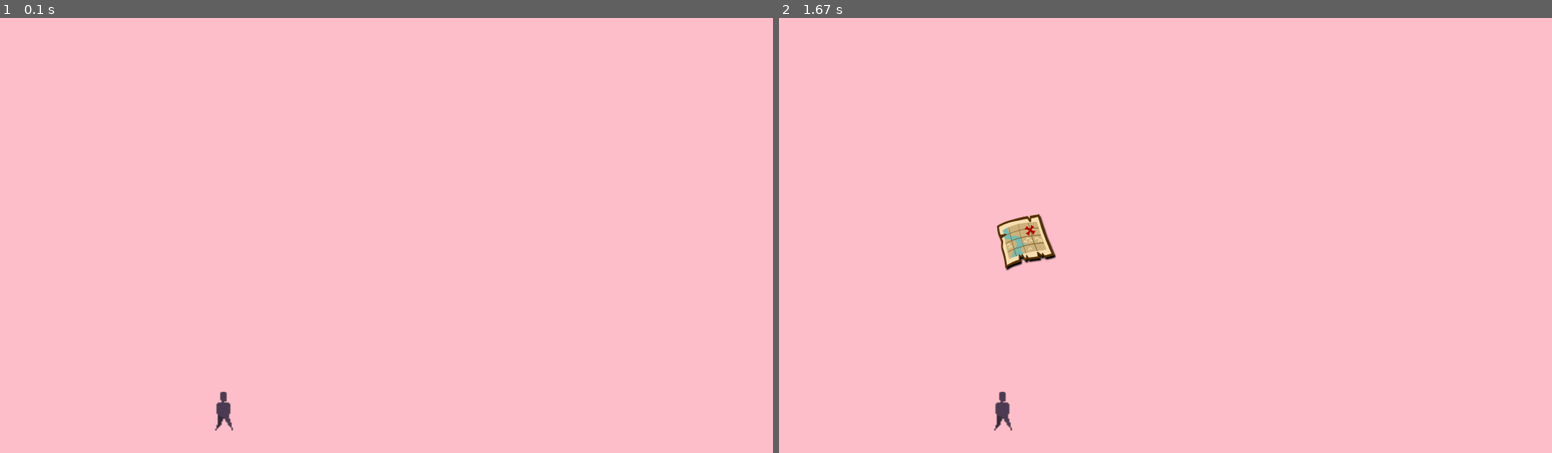
Above: before the commit, frames 1-2 (left to right).
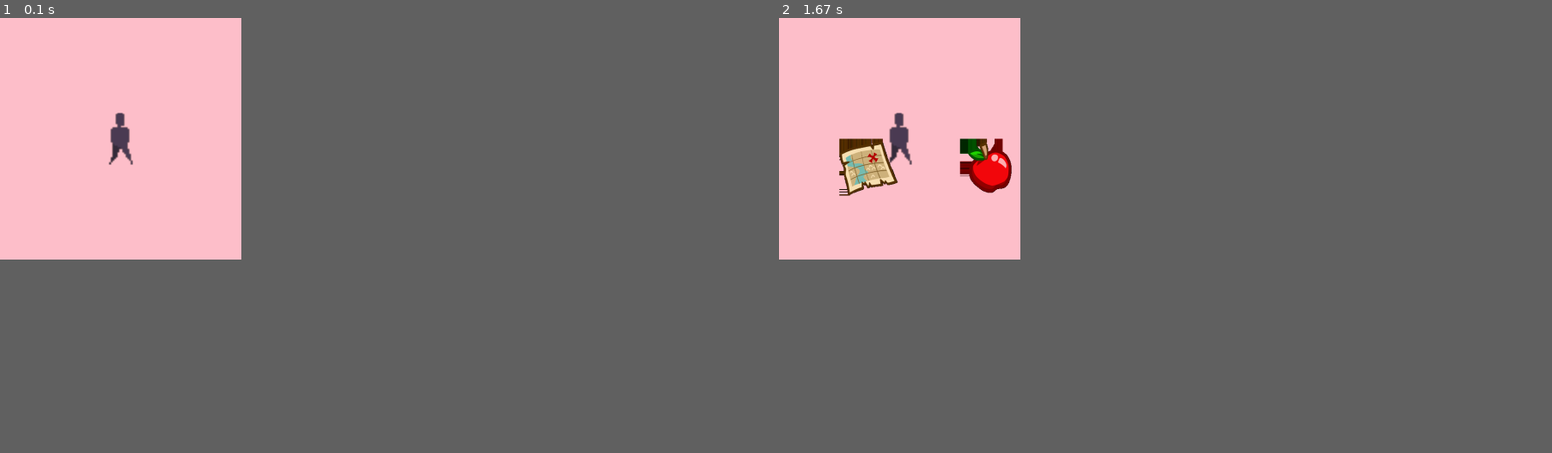
Above: after the commit, the same moments.

Repository: m-becu/papal-axe-soldier
Game: pygame game, started from main.py
The game is run twice, just before and just after one commit, with the same random seed, the same clock (stepped at 60 frames per second) and the same inputs.
Inputs:
- Up to frame 1 (0.1 s): no input
- Up to frame 2 (1.67 s): tap D at 0.33 s; tap I at 0.67 s
In our replay, the window is 900x506 before the commit and 281x281 after it. These sizes can differ from the game's own. Grey fills any space a smaller window leaves; there, only what the larger window draws over its background counts as a difference.

The runs differ from the first frame. In frame 1, 0.3% of the frame differs, in the area x 14-31%, y 21-95%; in frame 2, 2.4%, in the area x 7-36%, y 21-95%.

Commit message:
pb anti aliasing

Diff:
--- a/main.py
+++ b/main.py
@@ -1,16 +1,16 @@
 from pygame_functions import *
 
 
-H = 1920
-W = 1080
+W = 600
+H = 600
+HALF_W = W / 2
 HALF_H = H / 2
-HALF_W = W / 2
 
 INV_OPEN = False
 
 
 # creating the screen
-screenSize(H,W,fullscreen=True)
+screenSize(W,H,fullscreen=True)
 
 # set background color
 setBackgroundColour("pink")
@@ -22,9 +22,11 @@
 
 
 # move the perso at the center of the screen
-moveSprite(player,HALF_W,HALF_H)
+moveSprite(player,HALF_W,HALF_H,True)
 showSprite(player)
-transformSprite(player, 0, 3)
+transformSprite(player,0,4)
+
+
 
 nextFrame = clock()
 frame = 0
@@ -50,8 +52,8 @@
     elif keyPressed("i"):
         if INV_OPEN:
             INV_OPEN = False
-            moveSprite(sprite_apple,HALF_W,HALF_H+HALF_H/2)
-            moveSprite(sprite_map,HALF_W,HALF_H-HALF_H/2)
+            moveSprite(sprite_apple,HALF_H+HALF_H/2,HALF_W)
+            moveSprite(sprite_map,HALF_H-HALF_H/2,HALF_W)
             showSprite(sprite_apple)
             showSprite(sprite_map)
 
--- a/pygame_functions.py
+++ b/pygame_functions.py
@@ -277,8 +277,9 @@
 
 def loadImage(fileName, useColorKey=False):
     if os.path.isfile(fileName):
-        image = pygame.image.load(fileName)
-        image = image.convert_alpha()
+        image = pygame.image.load(fileName).convert()
+        image.set_colorkey( (0,0,0) )
+        #image = image.convert_alpha()
         # Return the image
         return image
     else:
@@ -571,6 +572,15 @@
             return True
     return False
 
+
+def keyPressed(keyCheck=""):
+    global keydict
+    pygame.event.clear()
+    keys = pygame.key.get_pressed()
+    if sum(keys) > 0:
+        if keyCheck == "" or keys[keydict[keyCheck.lower()]]:
+            return True
+    return False
 
 def makeLabel(text, fontSize, xpos, ypos, fontColour='black', font='Arial', background="clear"):
     # make a text sprite
